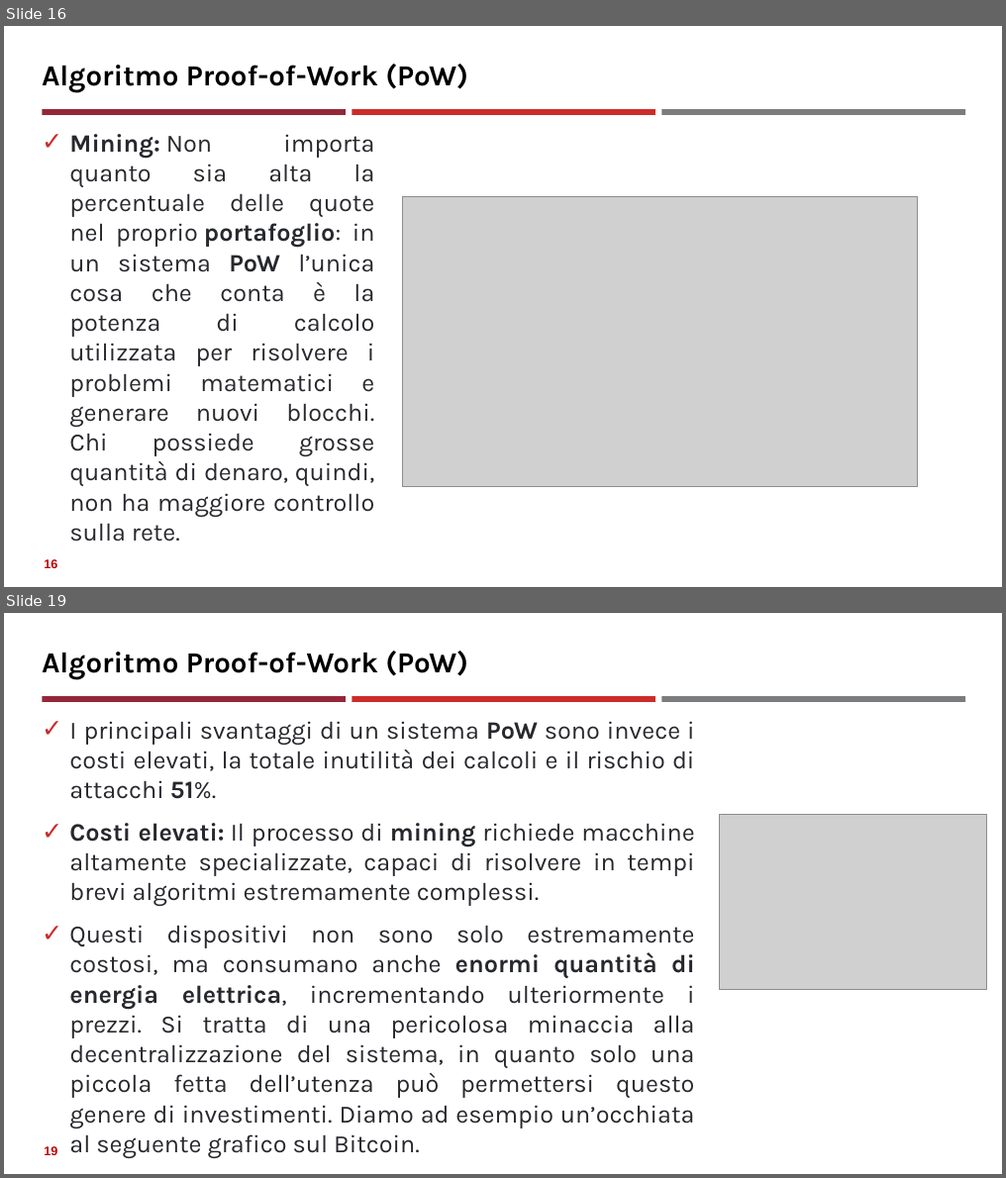
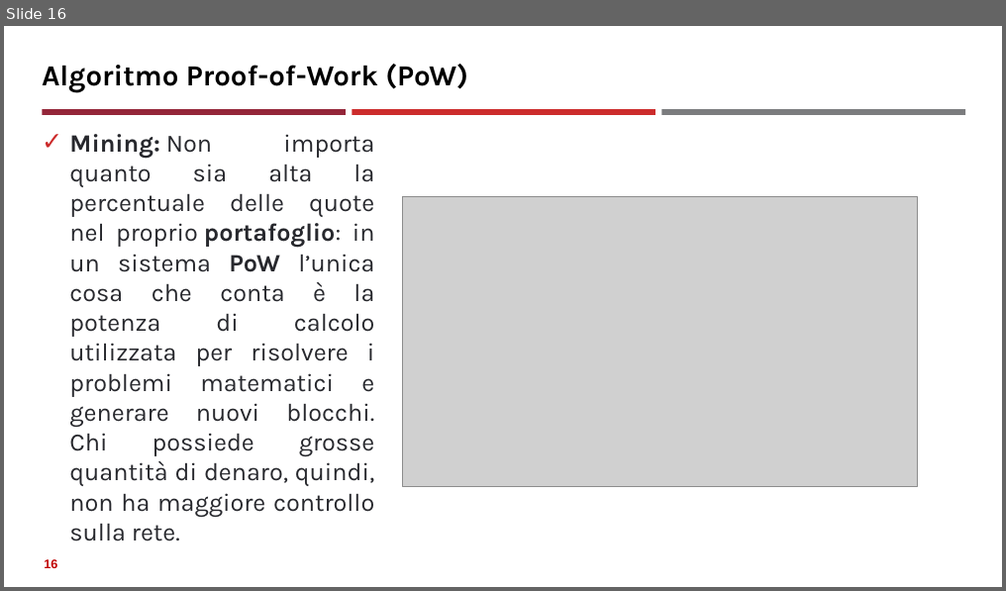
Before and after one commit to neural1977/data_science_interview_material, a slide deck: Assicurazioni/Algoritmi di consenso distribuito_ita.pptx. Shown one above the other, each under a label of ours: slides 16 and 19 before the commit, slide 16 after it; the slides between them are not shown. The pictures are 1006x1178 and 1006x591 pixels, drawn with LibreOffice and Linux fonts; fonts in the diff are those of the drawing; grey boxes stand for pictures. Boxes give left, top, right and bottom in pixels: in the first picture for what was removed or moved away, otherwise in the second. Text is boxed around its words. In the diff, an @@ line names an element or a change of style, - is before the commit and + after.

```diff
--- a/Assicurazioni/Algoritmi di consenso distribuito_ita.pptx
+++ b/Assicurazioni/Algoritmi di consenso distribuito_ita.pptx
@@ slide 19 removed at <box>4,613,1002,1174</box>, background #FFFFFF; not listed: 3 template elements that a slide beside it also shows @@
@@ title removed at <box>42,651,468,680</box> @@
-Algoritmo Proof-of-Work (PoW)
@@ text removed at <box>69,721,695,1158</box> @@
-✓ I principali svantaggi di un sistema PoW sono invece i costi elevati, la totale inutilità dei calcoli e il rischio di attacchi 51%.
-✓ Costi elevati: Il processo di mining richiede macchine altamente specializzate, capaci di risolvere in tempi brevi algoritmi estremamente complessi.
-✓ Questi dispositivi non sono solo estremamente costosi, ma consumano anche enormi quantità di energia elettrica, incrementando ulteriormente i prezzi. Si tratta di una pericolosa minaccia alla decentralizzazione del sistema, in quanto solo una piccola fetta dell’utenza può permettersi questo genere di investimenti. Diamo ad esempio un’occhiata al seguente grafico sul Bitcoin.
@@ picture removed at <box>719,814,987,989</box> @@
@@ page number removed at <box>44,1147,57,1156</box> @@
-19
```
Also in this commit, not shown: 14 slides changed, 5 slides added, 26 other files.
